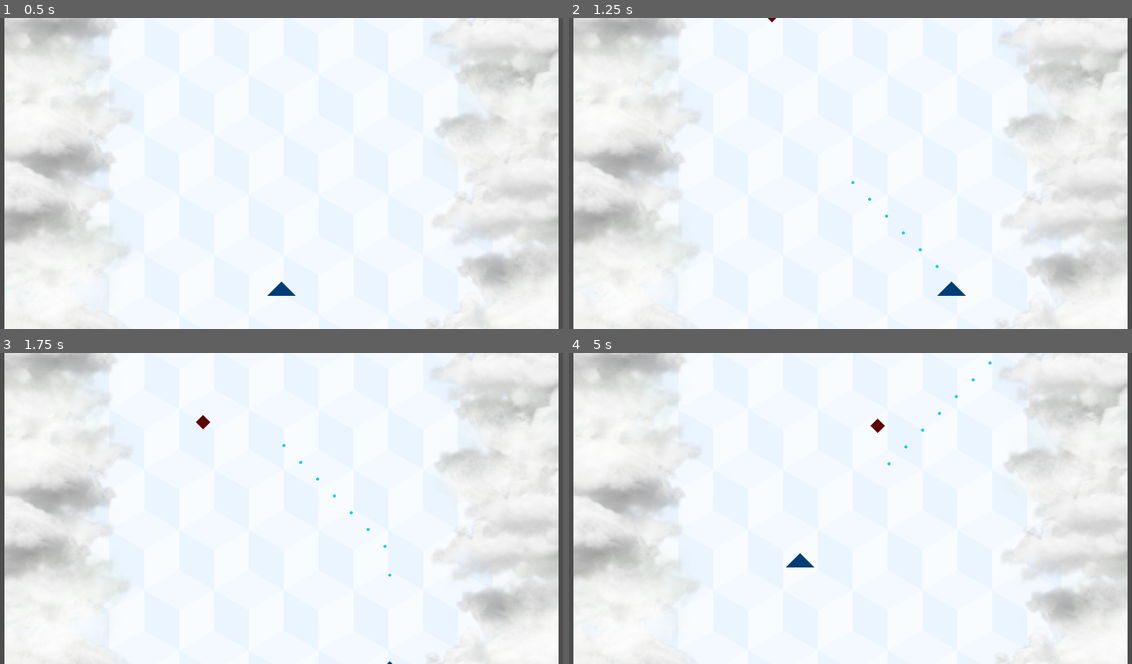
Above: before the commit, frames 1-4 (two rows, left to right).
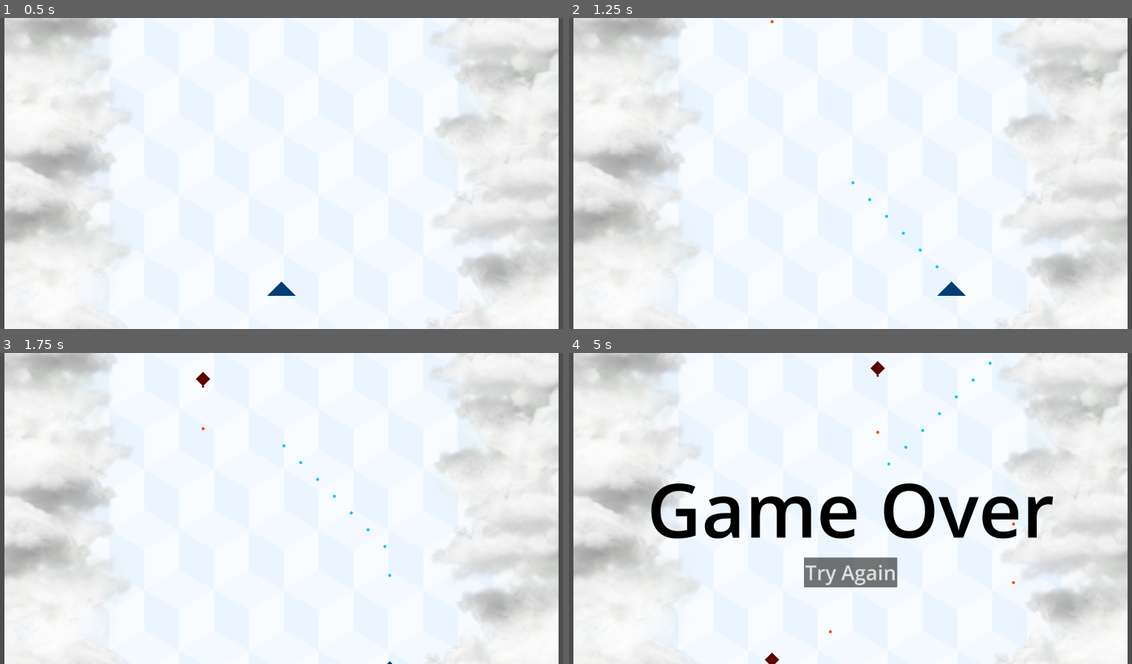
Above: after the commit, the same moments.

Repository: stanmkh/bullet-devil
Game: Godot game, scene res://scenes/main/main.tscn
The game is run twice, just before and just after one commit, with the same random seed, the same clock (stepped at 60 frames per second) and the same inputs.
Inputs:
- Up to frame 1 (0.5 s): no input
- Up to frame 2 (1.25 s): tap Enter at 0.5 s; hold Right (ui_right) from 0.53 s (still down); hold Space (attack) from 0.53 s (still down)
- Up to frame 3 (1.75 s): release Right (ui_right) at 1.28 s; release Space (attack) at 1.28 s; hold Down (ui_down) from 1.28 s (still down); tap Space (attack) at 1.35 s
- Up to frame 4 (5 s): release Down (ui_down) at 2.03 s; hold Right (ui_right) 2.03-2.78 s; hold Space (attack) 2.03-2.78 s; hold Up (ui_up) 2.78-3.53 s; tap Space (attack) at 2.85, 4.35 s; hold Space (attack) 3.53-4.28 s; hold Left (ui_left) from 3.53 s (still down)

Frame 1 is identical in both runs. In frame 2, less than 0.1% of the frame differs, in the area x 35-66%, y 0-81%; in frame 3, 0.2%; in frame 4, 6.4%, in the area x 14-86%, y 2-100%.

Commit message:
Fix bugs with entitiy rotations, implement enemy projectiles

Diff:
--- a/entities/enemies/enemy.gd
+++ b/entities/enemies/enemy.gd
@@ -5,8 +5,11 @@
 @export var health_component: HealthComponent
 @export var collision_damage_factory: DamageFactory
 
+@warning_ignore("UNUSED_SIGNAL")
+signal projectile_fired
+
 func _ready() -> void:
-	velocity.y = speed
+	velocity = Vector2.RIGHT.rotated(rotation) * speed
 
 func _physics_process(_delta: float) -> void:
 	move_and_slide()
--- a/entities/enemies/enemy.tscn
+++ b/entities/enemies/enemy.tscn
@@ -6,6 +6,8 @@
 [ext_resource type="PackedScene" uid="uid://d0bhydw4f33sh" path="res://utility/components/autodestruction_component.tscn" id="3_8occs"]
 [ext_resource type="PackedScene" uid="uid://drhm2maagay2l" path="res://utility/components/health_component.tscn" id="4_msovg"]
 [ext_resource type="PackedScene" uid="uid://cu5iw3y8dbgsj" path="res://utility/components/collision_damage_component.tscn" id="6_w4yt1"]
+[ext_resource type="PackedScene" uid="uid://ct52avlpmp3sw" path="res://utility/components/range_attack_component.tscn" id="7_gj3y3"]
+[ext_resource type="PackedScene" uid="uid://telwkr4bkune" path="res://entities/projectiles/enemy_projectile.tscn" id="8_56i32"]
 
 [sub_resource type="Resource" id="Resource_w4yt1"]
 script = ExtResource("2_twyc1")
@@ -18,10 +20,16 @@
 collision_layer = 8
 collision_mask = 22
 script = ExtResource("1_4xsxa")
+speed = 300.0
 health_component = NodePath("HealthComponent")
 collision_damage_factory = SubResource("Resource_w4yt1")
 
 [node name="Sprite" type="Sprite2D" parent="."]
+scale = Vector2(0.2, 0.2)
+texture = ExtResource("2_pv5y5")
+
+[node name="Sprite" type="Sprite2D" parent="Sprite"]
+position = Vector2(130, -1.52588e-05)
 scale = Vector2(0.2, 0.2)
 texture = ExtResource("2_pv5y5")
 
@@ -31,7 +39,15 @@
 shape = SubResource("RectangleShape2D_jn16b")
 
 [node name="AutodestructionComponent" parent="." instance=ExtResource("3_8occs")]
+delay = 5.0
 
 [node name="HealthComponent" parent="." instance=ExtResource("4_msovg")]
 
 [node name="CollisionDamageComponent" parent="." instance=ExtResource("6_w4yt1")]
+
+[node name="RangeAttackComponent" parent="." node_paths=PackedStringArray("projectile_spawn_location") instance=ExtResource("7_gj3y3")]
+projectile_to_fire = ExtResource("8_56i32")
+projectile_spawn_location = NodePath("ProjectileSpawnLocation")
+
+[node name="ProjectileSpawnLocation" type="Node2D" parent="RangeAttackComponent"]
+position = Vector2(26, 0)
--- a/entities/player/player.gd
+++ b/entities/player/player.gd
@@ -44,5 +44,6 @@
 
 func fire():
 	var projectile: Node2D = projectile_to_fire.instantiate()
+	projectile.rotation = rotation
 	projectile.global_position = projectile_spawn_location.global_position
 	projectile_fired.emit(projectile)
--- a/entities/player/player.tscn
+++ b/entities/player/player.tscn
@@ -14,16 +14,18 @@
 projectile_spawn_location = NodePath("ProjectileSpawnLocation")
 
 [node name="Sprite" type="Sprite2D" parent="."]
+rotation = 1.5708
 scale = Vector2(0.2, 0.2)
 texture = ExtResource("1_s6lh7")
 
 [node name="CollisionPolygon2D" type="CollisionPolygon2D" parent="."]
+rotation = 1.5708
 scale = Vector2(0.2, 0.2)
 polygon = PackedVector2Array(-250, 125, 250, 125, 0, -125)
 
 [node name="HealthComponent" parent="." instance=ExtResource("5_fkugw")]
 
 [node name="ProjectileSpawnLocation" type="Node2D" parent="."]
-position = Vector2(0, -27)
+position = Vector2(26, 0)
 
 [connection signal="died" from="HealthComponent" to="." method="_on_health_component_died"]
--- a/entities/spawners/rain_spawner.gd
+++ b/entities/spawners/rain_spawner.gd
@@ -6,6 +6,7 @@
 @export var height: float = 200
 @export var debug_color: Color = Color.RED
 @export var enemy_to_spawn: PackedScene
+@export var projectile_container: Node
 
 var fill_color: Color = Color(debug_color.r, debug_color.g, debug_color.b, 0.5)
 
@@ -16,8 +17,10 @@
 		draw_rect(rect, debug_color, false, 2.0)
 
 func spawn_enemy():
-	var enemy_instance = enemy_to_spawn.instantiate()
+	var enemy_instance: Node2D = enemy_to_spawn.instantiate()
 	var random_x = randf_range(0, width)
 	var random_y = randf_range(0, -height)
 	enemy_instance.position = Vector2(random_x, random_y)
+	enemy_instance.rotation = PI / 2
 	add_child(enemy_instance)
+	enemy_instance.connect("projectile_fired", projectile_container._on_enemy_projectile_fired)
--- a/scenes/main/main.tscn
+++ b/scenes/main/main.tscn
@@ -30,12 +30,14 @@
 
 [node name="Player" parent="WorldEnvironment" instance=ExtResource("1_qfud5")]
 position = Vector2(0, 400)
+rotation = -1.5708
 
 [node name="ProjectileContainer" type="Node" parent="WorldEnvironment"]
 script = ExtResource("5_2bgd2")
 
-[node name="RainSpawner" parent="WorldEnvironment" instance=ExtResource("4_0wxit")]
+[node name="RainSpawner" parent="WorldEnvironment" node_paths=PackedStringArray("projectile_container") instance=ExtResource("4_0wxit")]
 position = Vector2(-600, -600)
+projectile_container = NodePath("../ProjectileContainer")
 
 [node name="WorldBounderies" parent="WorldEnvironment" instance=ExtResource("5_lquwl")]
 
--- a/scenes/main/projectile_container.gd
+++ b/scenes/main/projectile_container.gd
@@ -2,3 +2,6 @@
 
 func _on_player_projectile_fired(target: Node2D) -> void:
 	add_child(target)
+
+func _on_enemy_projectile_fired(target: Node2D) -> void:
+	add_child(target)
--- a/utility/components/range_attack_component.gd
+++ b/utility/components/range_attack_component.gd
@@ -1,15 +1,25 @@
 @icon("res://icons/icons8-sword-32.png")
 extends Node2D
 
-@export var fire_rate = 100.0
+@export var fire_rate = 1000.0
 @export var projectile_to_fire: PackedScene
 @export var projectile_spawn_location: Node2D
 
-signal projectile_fired
+var _last_fire_timestampt = 0.0
+var projectile_fired: Signal
+var parent: Node2D
 
-var _last_fire_timestampt = 0.0
+func _ready() -> void:
+	parent = get_parent()
+	projectile_fired = parent.projectile_fired
 
-func try_fire():
+func _get_configuration_warnings() -> PackedStringArray:
+	var warnings:PackedStringArray = []
+	if not get_parent().has_signal("projectile_fired"):
+		warnings.append("Parent of RangeAttackComponent must have projectile_fired signal")
+	return warnings
+
+func _process(_delta: float) -> void:
 	var current_timestamp = Time.get_ticks_msec()
 	if (current_timestamp > _last_fire_timestampt + fire_rate):
 		_last_fire_timestampt = current_timestamp
@@ -17,5 +27,6 @@
 
 func fire():
 	var projectile: Node2D = projectile_to_fire.instantiate()
+	projectile.rotation = parent.rotation
 	projectile.global_position = projectile_spawn_location.global_position
 	projectile_fired.emit(projectile)
--- a/utility/entities/projectile.gd
+++ b/utility/entities/projectile.gd
@@ -1,13 +1,14 @@
 @icon("res://icons/icons8-missile-32.png")
 extends Area2D
 
-@export var speed = -500.0
+@export var speed = 500.0
 @export var damage_factory: DamageFactory
 
 var velocity: Vector2
 
 func _ready() -> void:
-	velocity = Vector2(0, speed)
+	var direction = Vector2.RIGHT.rotated(rotation)
+	velocity = direction * speed
 
 func _physics_process(delta: float) -> void:
 	position += velocity * delta
Not shown: 1 places in entities/enemies/enemy.tscn that only renumber resources
